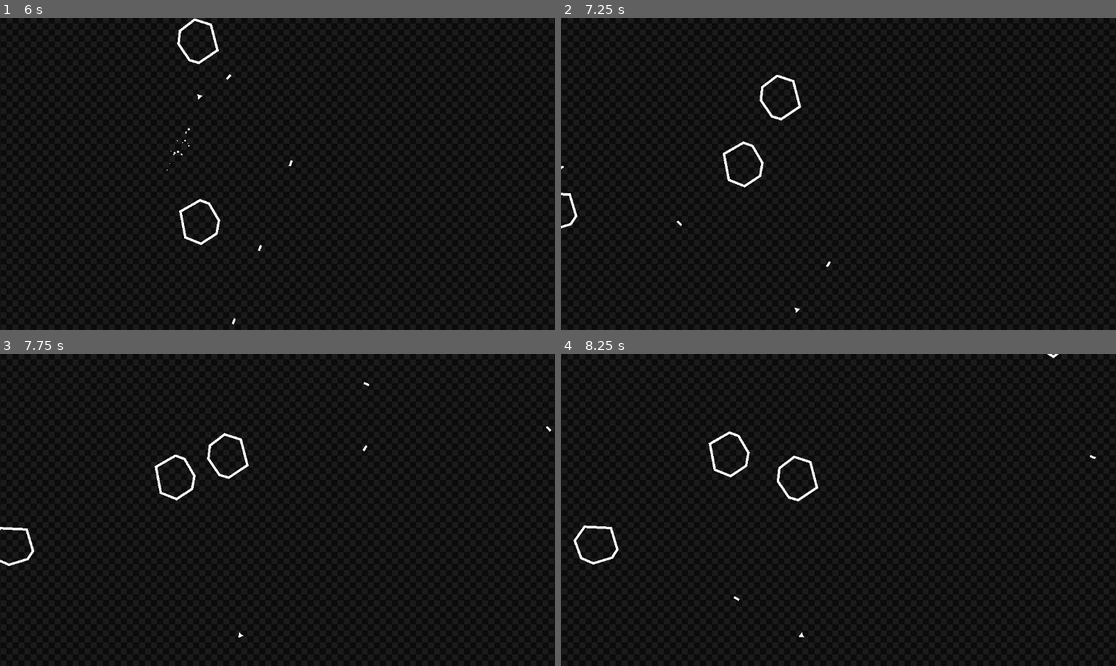
Above: before the commit, frames 1-4 (two rows, left to right).
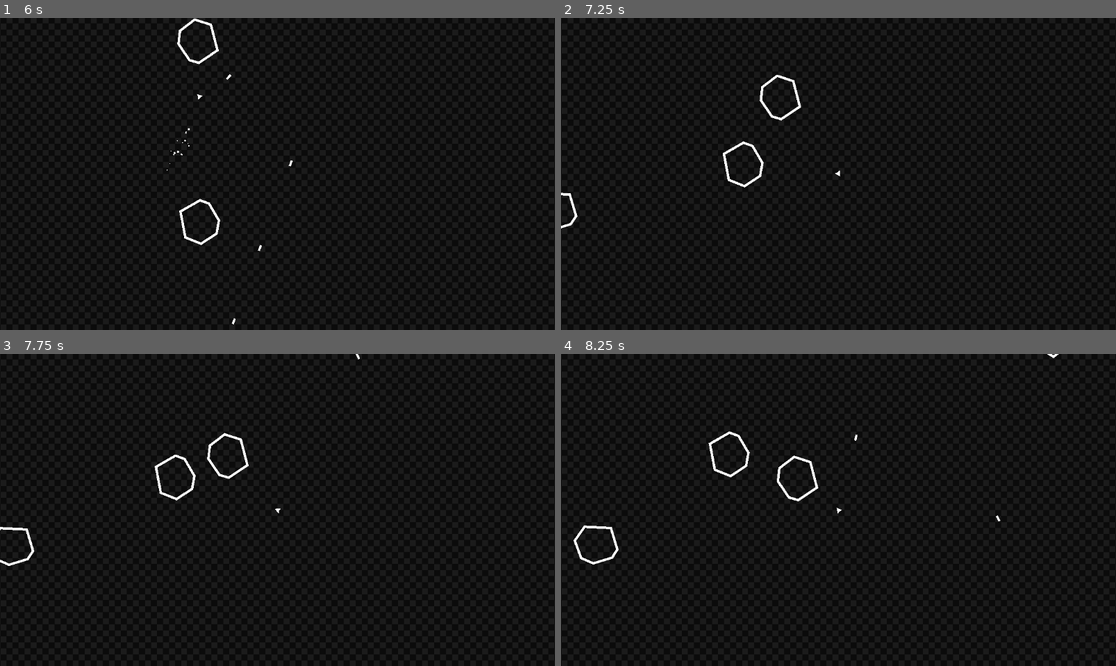
Above: after the commit, the same moments.

Repository: VI6IX/asteroidestroy
Game: Godot game, scene res://scenes/main.tscn
Same seed, same stepped clock (60 frames per second), same inputs: the game is played once before the commit and once after it.
Inputs:
- Up to frame 1 (6 s): tap Enter at 0.5 s; hold Space (shoot) 0.53-1.28 s; hold W (thrust) 0.53-2.03 s; tap Space (shoot) every 1.5 s from 1.35 to 5.85 s; hold Space (shoot) 2.03-2.78 s; hold A (pan_Left) 2.03-4.28 s; hold Space (shoot) 3.53-4.28 s; hold D (pan_Right) 4.28-5.03 s; hold W (thrust) 5.03-5.78 s; hold Space (shoot) 5.03-5.78 s; hold D (pan_Right) from 5.78 s (still down)
- Up to frame 2 (7.25 s): keep holding D (pan_Right); hold Space (shoot) from 6.53 s (still down)
- Up to frame 3 (7.75 s): keep holding D (pan_Right); release Space (shoot) at 7.28 s; tap Space (shoot) at 7.35 s
- Up to frame 4 (8.25 s): release D (pan_Right) at 8.03 s; hold A (pan_Left) from 8.03 s (still down); hold Space (shoot) from 8.03 s (still down)

Frame 1 is identical in both runs. In frame 2, less than 0.1% of the frame differs, in the area x 0-51%, y 47-95%; in frame 3, less than 0.1%; in frame 4, less than 0.1%, in the area x 31-97%, y 25-91%.

Commit message:
feat: add player respawn

Diff:
--- a/scenes/particles/particles_explosion.tscn
+++ b/scenes/particles/particles_explosion.tscn
@@ -8,6 +8,7 @@
 
 [node name="CPUParticles2D" type="CPUParticles2D" parent="."]
 emitting = false
+amount = 16
 one_shot = true
 explosiveness = 1.0
 particle_flag_align_y = true
--- a/scenes/player_respawner.tscn
+++ b/scenes/player_respawner.tscn
@@ -1,6 +1,7 @@
-[gd_scene load_steps=2 format=3 uid="uid://duy3hthtus1e"]
+[gd_scene load_steps=3 format=3 uid="uid://duy3hthtus1e"]
 
 [ext_resource type="Script" uid="uid://b40rs7tt5mkby" path="res://scripts/player_respawner.gd" id="1_38w6q"]
+[ext_resource type="PackedScene" uid="uid://dvpunn86d3pwq" path="res://scenes/particles/particles_explosion.tscn" id="2_xe6ar"]
 
 [node name="Player Respawner" type="Node2D"]
 script = ExtResource("1_38w6q")
@@ -8,4 +9,7 @@
 [node name="respawnTimer" type="Timer" parent="."]
 one_shot = true
 
+[node name="particles_explosion" parent="." instance=ExtResource("2_xe6ar")]
+unique_name_in_owner = true
+
 [connection signal="timeout" from="respawnTimer" to="." method="_on_respawn_timer_timeout"]
--- a/scripts/player_respawner.gd
+++ b/scripts/player_respawner.gd
@@ -2,21 +2,47 @@
 
 @export var player : CharacterBody2D;
 @onready var respawnTimer : Timer = $respawnTimer;
+@onready var particles_explosion : Node2D = %particles_explosion.get_child(0);
 
 @onready var LIVES : int;
 
+var is_vulnerable = true;
+
 func handle_respawn():
-	if player.can_respawn == true and LIVES != 0:
+	if player.can_respawn == true and is_vulnerable == true and LIVES != 0:
 		print("PLAYER CAN RESPAWN! | " + str(LIVES) + " LIVES");
 		player.can_respawn = false;
+		is_vulnerable = false;
+
+		deactivate_player();
+
 		respawnTimer.start();
 	elif LIVES == 0:
 		print("GAME OVER!");
+		player.set_process(false);
+		player.visible = false;
+		particles_explosion.position = player.position;
+		particles_explosion.set_emitting(true);
 		return;
+
+func deactivate_player():
+	player.set_process(false);
+	player.visible = false;
+	particles_explosion.position = player.position;
+	particles_explosion.set_emitting(true);
+
+func activate_player():
+	is_vulnerable = true;
+	player.visible = true;
+	player.velocity = Vector2.ZERO;
+	player.position = Vector2.ZERO;
+	# set_process() activates or deactivates the node's _process() function.
+	player.set_process(true);
 
 func _process(_delta: float) -> void:
 	LIVES = GLOBAL_VARIABLES.PLAYER_LIVES;
 	handle_respawn();
 
 func _on_respawn_timer_timeout() -> void:
+	activate_player();
 	print("PLAYER RESPAWNED");
